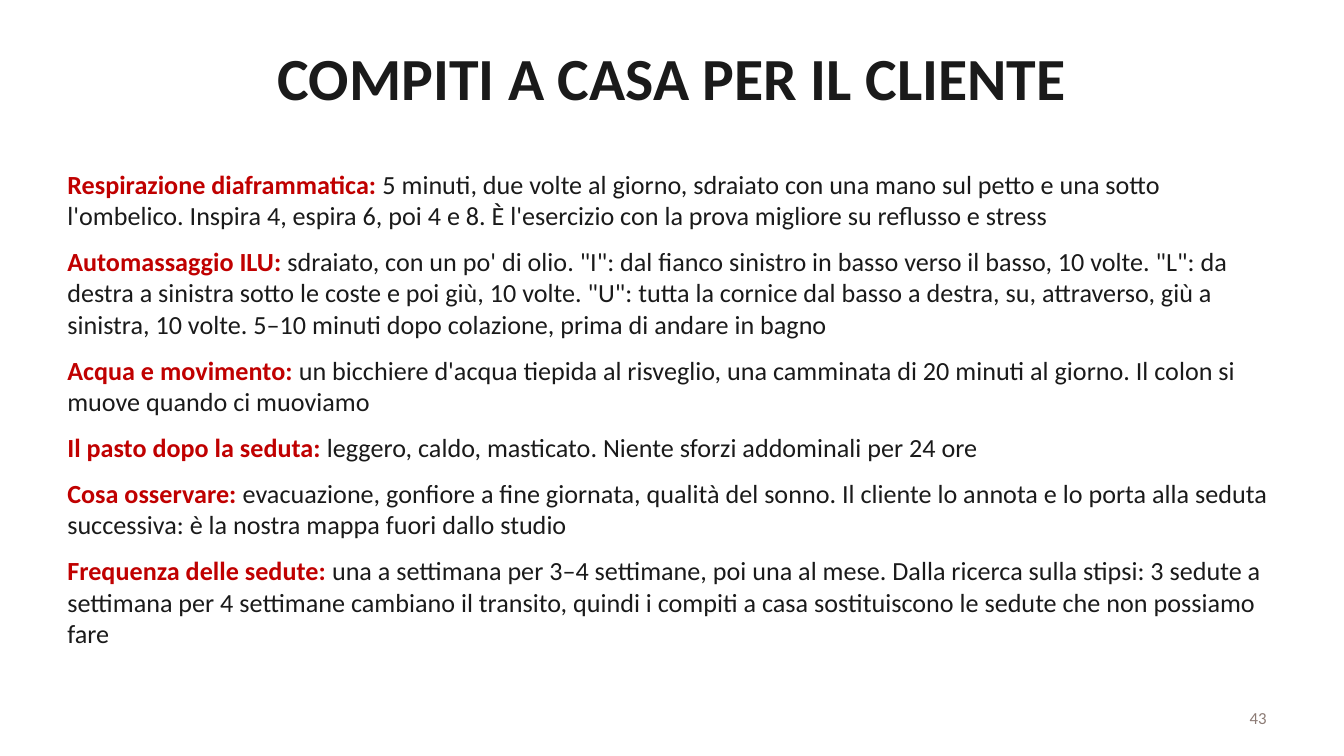
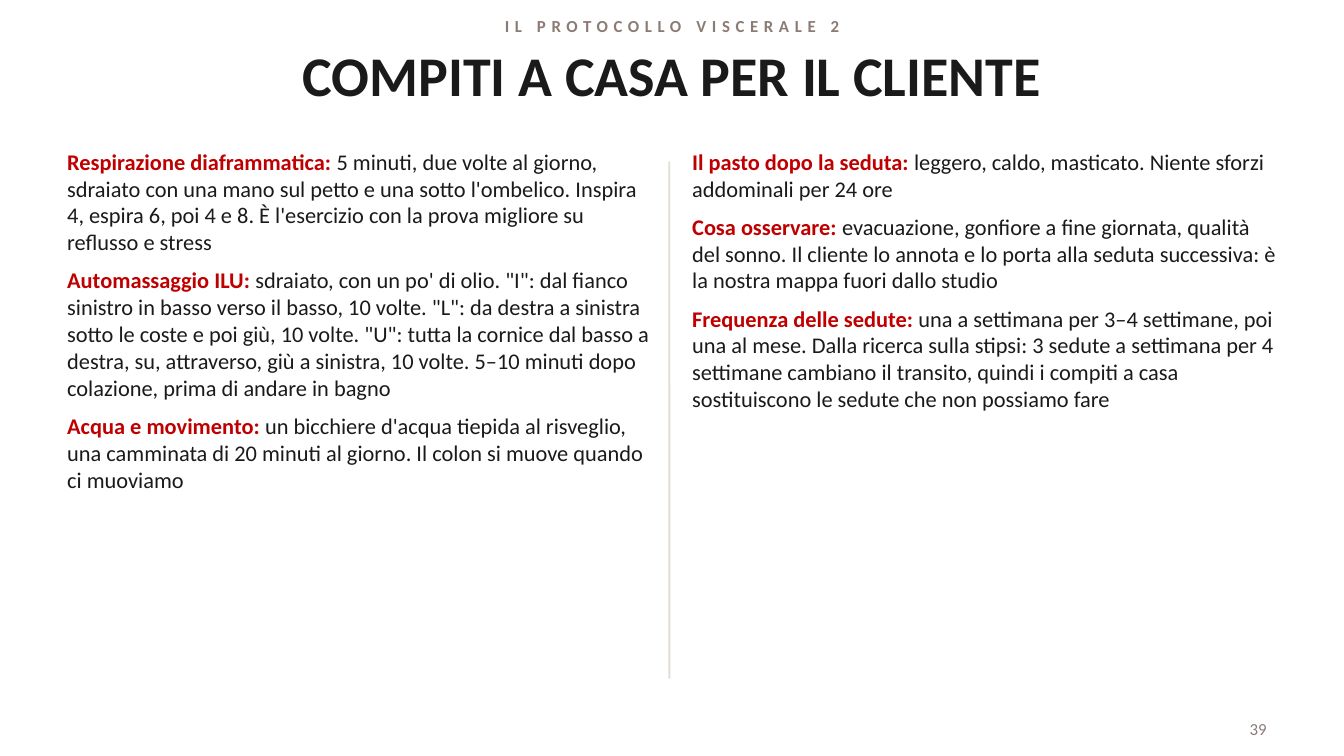
Before and after one commit to davidemcb/kinesiologia-studio, a slide deck: slide 39 of formazione/dispense/viscerale-2-livello.pptx (slide 43 before the commit). Drawn at 1344x756 pixels with LibreOffice and Linux fonts; fonts in the diff are those of the drawing. Boxes give left, top, right and bottom in pixels: in the first picture for what was removed or moved away, otherwise in the second. Text is boxed around its words. In the diff, an @@ line names an element or a change of style, - is before the commit and + after.

```diff
--- a/formazione/dispense/viscerale-2-livello.pptx
+++ b/formazione/dispense/viscerale-2-livello.pptx
@@ text added at (x1=505, y1=21, x2=840, y2=32), 9 pt, text #8C7B75, bold @@
+IL PROTOCOLLO VISCERALE 2
@@ title "COMPITI A CASA PER IL ..." at (x1=303, y1=59, x2=1040, y2=97): size 32 to 30 pt @@
@@ text "Respirazione diaframmatica: 5 minuti, due ..." moved from (x1=67, y1=175, x2=1267, y2=643) to (x1=67, y1=154, x2=649, y2=488) @@
@@ text "Respirazione diaframmatica: 5 minuti, due ..." at (x1=67, y1=154, x2=649, y2=488): size 14 to 12 pt; less space between paragraphs @@
@@ line added from (669, 161) to (669, 679), #E2DED6 1 pt @@
@@ text added at (x1=692, y1=154, x2=1275, y2=411), 12 pt, text #1A1A1A @@
+• Il pasto dopo la seduta: leggero, caldo, masticato. Niente sforzi addominali per 24 ore
+• Cosa osservare: evacuazione, gonfiore a fine giornata, qualità del sonno. Il cliente lo annota e lo porta alla seduta successiva: è la nostra mappa fuori dallo studio
+• Frequenza delle sedute: una a settimana per 3–4 settimane, poi una al mese. Dalla ricerca sulla stipsi: 3 sedute a settimana per 4 settimane cambiano il transito, quindi i compiti a casa sostituiscono le sedute che non possiamo fare
@@ text at (x1=67, y1=438, x2=1267, y2=643): paragraphs removed @@
-• Il pasto dopo la seduta: leggero, caldo, masticato. Niente sforzi addominali per 24 ore
-• Cosa osservare: evacuazione, gonfiore a fine giornata, qualità del sonno. Il cliente lo annota e lo porta alla seduta successiva: è la nostra mappa fuori dallo studio
-• Frequenza delle sedute: una a settimana per 3–4 settimane, poi una al mese. Dalla ricerca sulla stipsi: 3 sedute a settimana per 4 settimane cambiano il transito, quindi i compiti a casa sostituiscono le sedute che non possiamo fare
@@ page number removed at (x1=1250, y1=713, x2=1267, y2=724) @@
-43
@@ page number added at (x1=1250, y1=724, x2=1267, y2=735), 9 pt, text #8C7B75 @@
+39
```
Also in this commit, not shown: 36 other slides changed, 1 slide added, 5 slides removed.
